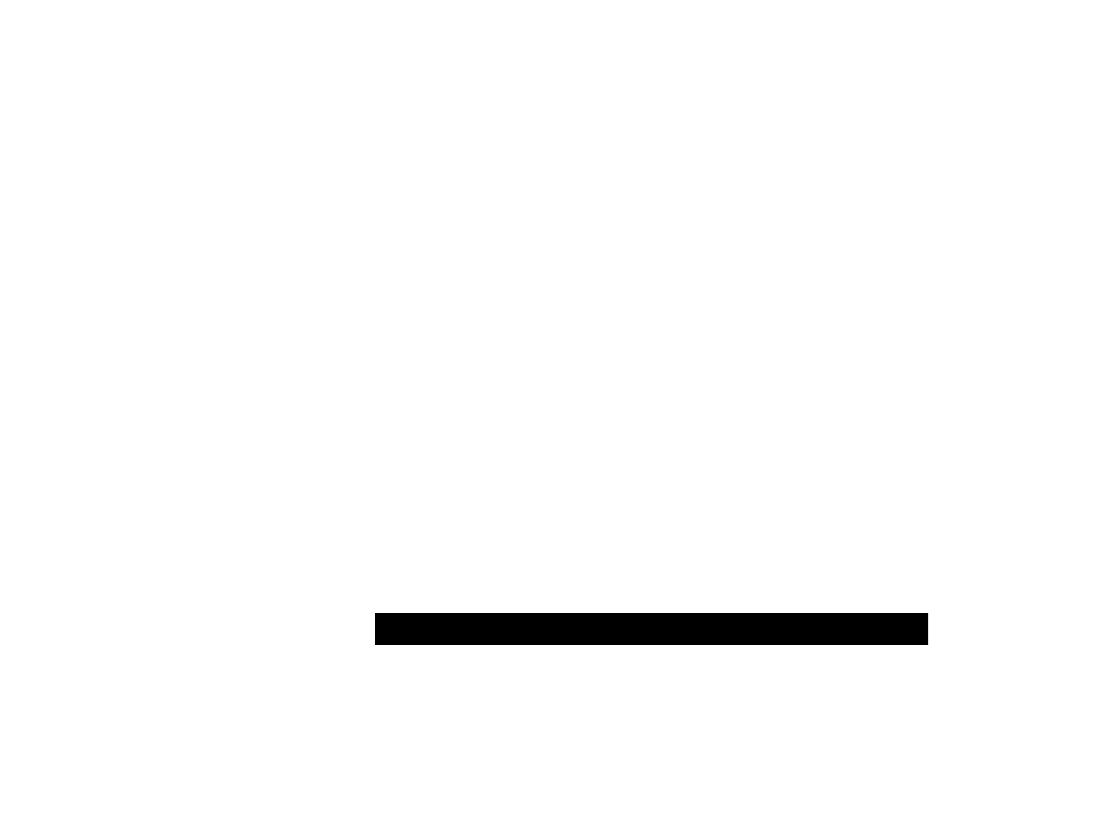
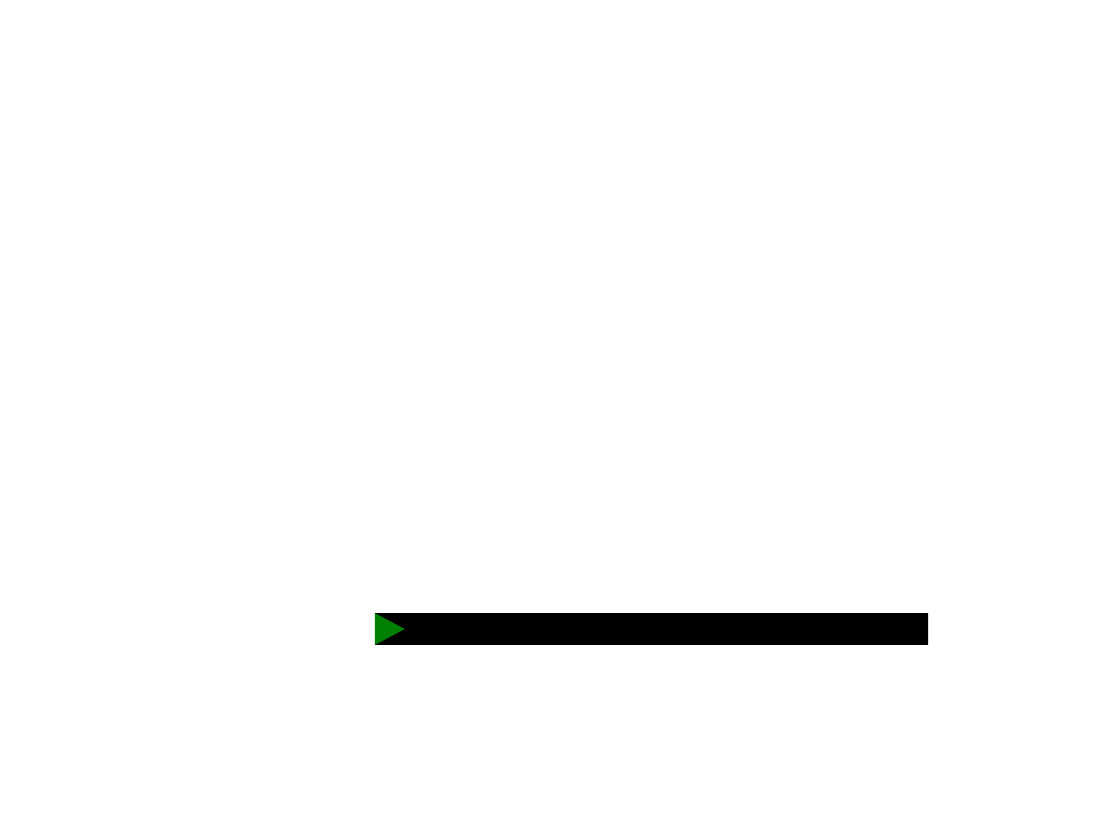
Before and after one commit to maxwoerner/mirror-tracing, a slide deck: slide 1 of trials/trials.pptx. Drawn at 1120x840 pixels with LibreOffice and Linux fonts; fonts in the diff are those of the drawing. Boxes give left, top, right and bottom in pixels: in the first picture for what was removed or moved away, otherwise in the second. Text is boxed around its words. In the diff, an @@ line names an element or a change of style, - is before the commit and + after.

```diff
--- a/trials/trials.pptx
+++ b/trials/trials.pptx
@@ triangle added at [374, 611, 404, 644], fill #008000 @@
```
Also in this commit, not shown: 1 other slide changed, 1 slide added, 1 slide removed, 3 other files.
